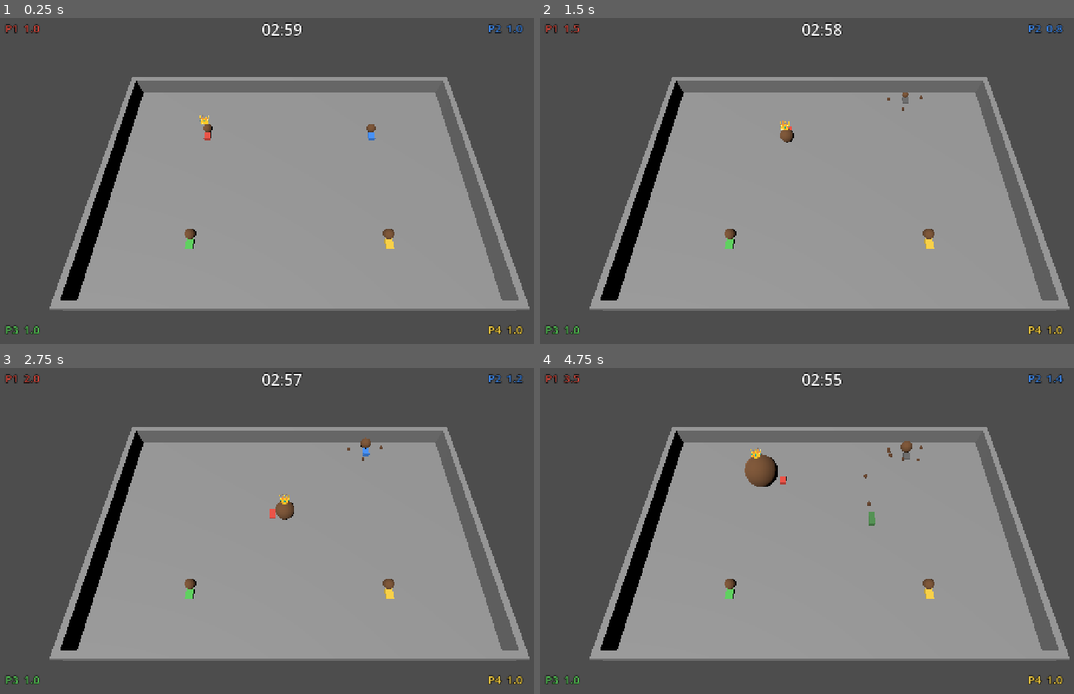
Above: before the commit, frames 1-4 (two rows, left to right).
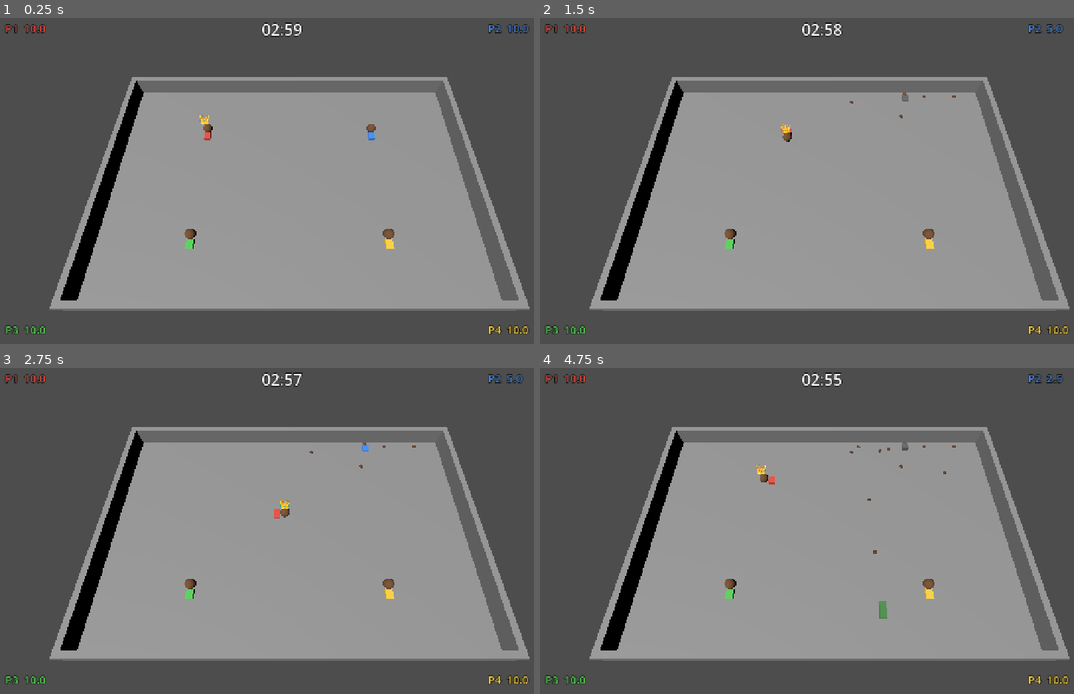
Above: after the commit, the same moments.

Repository: creeamsoda/Funcorogashi
Game: Godot game, scene res://scenes/Game.tscn
The game is run twice, just before and just after one commit, with the same random seed, the same clock (stepped at 60 frames per second) and the same inputs.
Inputs:
- Up to frame 1 (0.25 s): no input
- Up to frame 2 (1.5 s): tap Enter at 0.5 s; hold Right 0.53-1.28 s; tap Shift at 0.6 s; tap Space at 0.77 s; hold Down from 1.28 s (still down); tap 1 at 1.35 s
- Up to frame 3 (2.75 s): tap Space at 1.52 s; release Down at 2.03 s; hold Right from 2.03 s (still down); tap 2 at 2.1 s
- Up to frame 4 (4.75 s): release Right at 2.78 s; hold Up 2.78-3.53 s; tap 3 at 2.85 s; tap Space at 3.02, 3.77, 4.52 s; hold Left from 3.53 s (still down); tap 4 at 3.6 s; tap Shift at 4.35 s

The runs differ from the first frame. In frame 1, 0.3% of the frame differs, in the area x 5-100%, y 1-98%; in frame 2, 0.4%; in frame 3, 0.5%; in frame 4, 1.1%, in the area x 4-100%, y 1-98%.

Commit message:
引き継ぎ資料など、MVP更新

Diff:
--- a/resources/balance_default.tres
+++ b/resources/balance_default.tres
@@ -1,6 +1,12 @@
-[gd_resource type="Resource" script_class="BalanceConfig" load_steps=2 format=3]
+[gd_resource type="Resource" script_class="BalanceConfig" format=3 uid="uid://b4ietusci5hnb"]
 
-[ext_resource type="Script" path="res://scripts/balance_config.gd" id="1_balance"]
+[ext_resource type="Script" uid="uid://qxb43s3q3d2e" path="res://scripts/balance_config.gd" id="1_balance"]
 
 [resource]
 script = ExtResource("1_balance")
+size_start = 10.0
+size_gain_per_pickup = 0.001
+size_max = 60.0
+size_to_scale = 0.05
+drop_scatter_radius = 7.0
+raptor_speed = 15.0
--- a/scenes/Game.tscn
+++ b/scenes/Game.tscn
@@ -1,6 +1,6 @@
-[gd_scene load_steps=2 format=3]
+[gd_scene format=3 uid="uid://cm15qkvnlwfj1"]
 
-[ext_resource type="Script" path="res://scripts/game_manager.gd" id="1_game"]
+[ext_resource type="Script" uid="uid://bpw6xs77rly84" path="res://scripts/game_manager.gd" id="1_game"]
 
-[node name="Game" type="Node3D"]
+[node name="Game" type="Node3D" unique_id=18265860]
 script = ExtResource("1_game")
Not shown, added: AGENT.md
Not shown, changed: フンコロバトル_実装計画.md
Not shown, added: フンコロバトル_引き継ぎ.md
